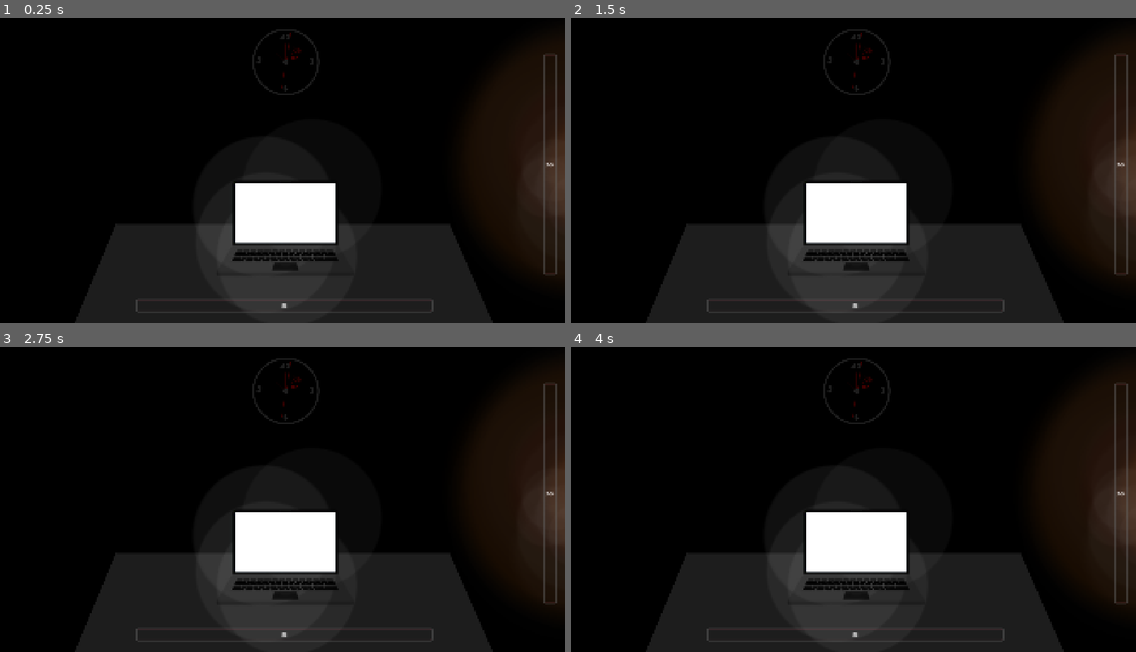
Above: before the commit, frames 1-4 (two rows, left to right).
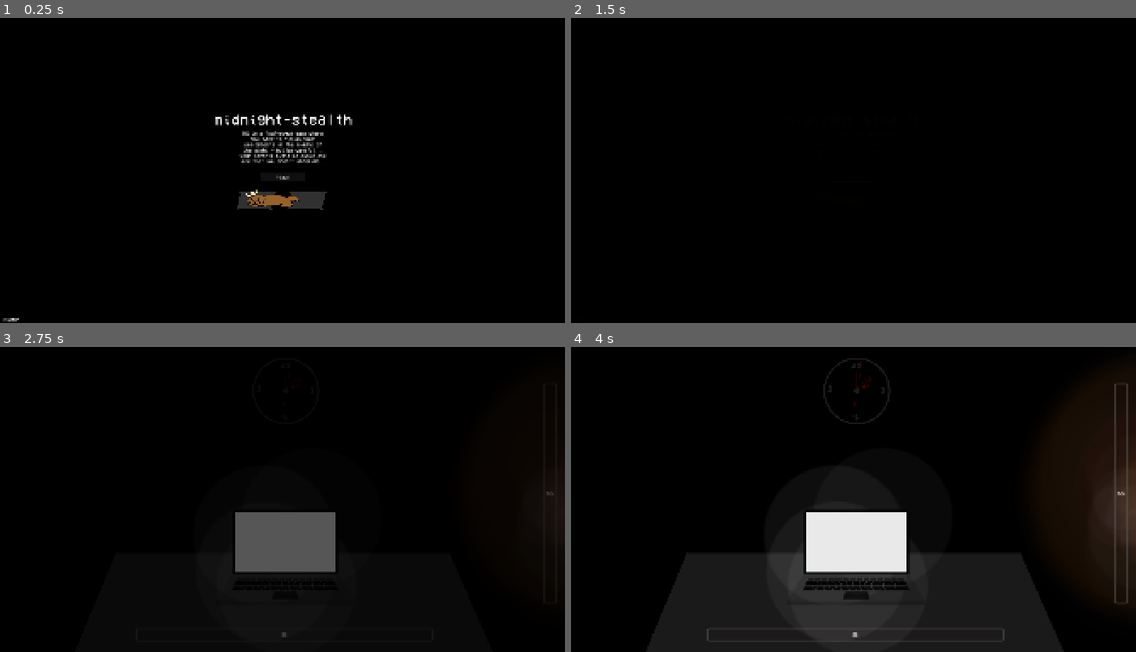
Above: after the commit, the same moments.

Repository: vempr/midnight-stealth
Game: Godot game, scene res://scenes/game.tscn
Same seed, same stepped clock (60 frames per second), same inputs: the game is played once before the commit and once after it.
Inputs (mouse positions are in pixels of both pictures, inside the frame that each line leads up to):
- Up to frame 1 (0.25 s): no input
- Up to frame 2 (1.5 s): click (853, 176) at 0.5 s, where only the run after the commit has a clickable "Play!"; click (853, 176) at 1.25 s, where only the run after the commit has a clickable "Play!"
- Up to frame 3 (2.75 s): tap Enter at 2 s; move the mouse to (548, 493) at 2.02 s; tap A (press_a) at 2.1 s
- Up to frame 4 (4 s): move the mouse to (853, 636) at 2.77 s; tap C (press_c) at 2.85 s; move the mouse to (910, 423) at 3.52 s; tap L (press_l) at 3.6 s

The runs differ from the first frame. In frame 1, 35% of the frame differs, in the area x 0-100%, y 3-100%; in frame 2, 34%; in frame 3, 13%; in frame 4, less than 0.1%.

Commit message:
ui: finished main menu and end screen, fade black transitions /w sfx fade-out when win

Diff:
--- /dev/null
+++ b/scenes/actual_game.tscn
@@ -0,0 +1,115 @@
+[gd_scene load_steps=20 format=3 uid="uid://daryp1rqgc8jo"]
+
+[ext_resource type="PackedScene" uid="uid://d2dulgpycwl2c" path="res://scenes/hud.tscn" id="1_et30f"]
+[ext_resource type="Script" uid="uid://dh2ikluhkfu4j" path="res://scripts/actual_game.gd" id="1_sin48"]
+[ext_resource type="PackedScene" uid="uid://cyfra7gbggvyf" path="res://scenes/computer.tscn" id="2_sin48"]
+[ext_resource type="Script" uid="uid://b7fh15nlnvsp7" path="res://scripts/table.gd" id="3_g6crv"]
+[ext_resource type="Texture2D" uid="uid://cnffswmoluptc" path="res://assets/frames/table/table_door_closed.PNG" id="4_swfy8"]
+[ext_resource type="Texture2D" uid="uid://dwvfl2drbfmo5" path="res://assets/frames/table/table_door_opened.PNG" id="5_bbbum"]
+[ext_resource type="PackedScene" uid="uid://c88olol1bcqww" path="res://scenes/door.tscn" id="6_hyu6x"]
+[ext_resource type="PackedScene" uid="uid://koadpcy2qhwu" path="res://scenes/bed.tscn" id="7_5442k"]
+[ext_resource type="Texture2D" uid="uid://cj3f87h3xuo6i" path="res://assets/frames/jumpscare/dad.PNG" id="8_y3qf4"]
+[ext_resource type="Texture2D" uid="uid://k85goggo50ob" path="res://assets/frames/jumpscare/mom.PNG" id="9_ug0dy"]
+[ext_resource type="AudioStream" uid="uid://beh2e3r05ri2w" path="res://assets/sfx/footsteps_mom_slow.mp3" id="10_t8htw"]
+[ext_resource type="AudioStream" uid="uid://qmwiuic8v21e" path="res://assets/sfx/footsteps_dad_fast.mp3" id="11_cvx8h"]
+[ext_resource type="AudioStream" uid="uid://qhgwmcxod4yg" path="res://assets/sfx/ambience_horror.mp3" id="12_spiit"]
+[ext_resource type="AudioStream" uid="uid://3ibfw4lqy1ch" path="res://assets/sfx/ambience_clock.mp3" id="13_o5qd2"]
+[ext_resource type="AudioStream" uid="uid://cfje741fmstt7" path="res://assets/sfx/dog_pant.mp3" id="14_erjbb"]
+[ext_resource type="AudioStream" uid="uid://dv3ex14y8f205" path="res://assets/sfx/dog_snore.mp3" id="15_6jmbe"]
+[ext_resource type="AudioStream" uid="uid://b5hxccwtprhj1" path="res://assets/sfx/jumpscare.mp3" id="16_0q07s"]
+[ext_resource type="AudioStream" uid="uid://4rjvrx4yjcd" path="res://assets/sfx/footsteps_dad_slow.mp3" id="17_5wfq3"]
+[ext_resource type="AudioStream" uid="uid://b24ghtu3xg67c" path="res://assets/sfx/footsteps_mom_fast.mp3" id="18_bsq64"]
+
+[node name="ActualGame" type="Node2D"]
+script = ExtResource("1_sin48")
+
+[node name="HUD" parent="." instance=ExtResource("1_et30f")]
+unique_name_in_owner = true
+layer = 2
+
+[node name="Computer" parent="." instance=ExtResource("2_sin48")]
+unique_name_in_owner = true
+visible = false
+
+[node name="Table" type="CanvasLayer" parent="."]
+unique_name_in_owner = true
+script = ExtResource("3_g6crv")
+
+[node name="TableDoorClosed" type="Sprite2D" parent="Table"]
+unique_name_in_owner = true
+visible = false
+position = Vector2(960, 540)
+texture = ExtResource("4_swfy8")
+
+[node name="TableDoorOpen" type="Sprite2D" parent="Table"]
+z_index = -1
+position = Vector2(960, 540)
+texture = ExtResource("5_bbbum")
+
+[node name="Door" parent="." instance=ExtResource("6_hyu6x")]
+unique_name_in_owner = true
+
+[node name="Bed" parent="." instance=ExtResource("7_5442k")]
+unique_name_in_owner = true
+visible = false
+
+[node name="Jumpscare" type="CanvasLayer" parent="."]
+unique_name_in_owner = true
+layer = 10
+visible = false
+
+[node name="DadJumpscare" type="Sprite2D" parent="Jumpscare"]
+unique_name_in_owner = true
+visible = false
+position = Vector2(960, 540)
+texture = ExtResource("8_y3qf4")
+
+[node name="MomJumpscare" type="Sprite2D" parent="Jumpscare"]
+unique_name_in_owner = true
+visible = false
+position = Vector2(960, 540)
+texture = ExtResource("9_ug0dy")
+
+[node name="Audios" type="Node" parent="."]
+unique_name_in_owner = true
+
+[node name="FootstepsMomSlow" type="AudioStreamPlayer" parent="Audios"]
+unique_name_in_owner = true
+stream = ExtResource("10_t8htw")
+
+[node name="FootstepsDadFast" type="AudioStreamPlayer" parent="Audios"]
+unique_name_in_owner = true
+stream = ExtResource("11_cvx8h")
+volume_db = -15.0
+
+[node name="AmbienceHorror" type="AudioStreamPlayer" parent="Audios"]
+unique_name_in_owner = true
+stream = ExtResource("12_spiit")
+volume_db = -5.0
+
+[node name="AmbienceClock" type="AudioStreamPlayer" parent="Audios"]
+unique_name_in_owner = true
+stream = ExtResource("13_o5qd2")
+
+[node name="DogPant" type="AudioStreamPlayer" parent="Audios"]
+unique_name_in_owner = true
+stream = ExtResource("14_erjbb")
+
+[node name="DogSnore" type="AudioStreamPlayer" parent="Audios"]
+unique_name_in_owner = true
+stream = ExtResource("15_6jmbe")
+
+[node name="Boo" type="AudioStreamPlayer" parent="Audios"]
+unique_name_in_owner = true
+process_mode = 3
+stream = ExtResource("16_0q07s")
+volume_db = -20.0
+
+[node name="FootstepsDadSlow" type="AudioStreamPlayer" parent="Audios"]
+unique_name_in_owner = true
+stream = ExtResource("17_5wfq3")
+
+[node name="FootstepsMomFast" type="AudioStreamPlayer" parent="Audios"]
+unique_name_in_owner = true
+stream = ExtResource("18_bsq64")
+volume_db = -18.0
--- a/scenes/computer.tscn
+++ b/scenes/computer.tscn
@@ -81,6 +81,7 @@
 offset_top = 37.0
 offset_right = 1324.0
 offset_bottom = 853.0
+theme_override_constants/line_spacing = 1
 theme_override_font_sizes/font_size = 25
 theme_override_styles/normal = SubResource("StyleBoxFlat_om4aa")
 placeholder_text = "TOPIC: Central limit theorem
@@ -97,6 +98,7 @@
 offset_top = 37.0
 offset_right = 1324.0
 offset_bottom = 853.0
+theme_override_constants/line_spacing = 1
 theme_override_font_sizes/font_size = 25
 theme_override_styles/normal = SubResource("StyleBoxFlat_7ikar")
 theme_override_styles/focus = SubResource("StyleBoxFlat_uiul0")
@@ -117,6 +119,7 @@
 [node name="MathGradePrefix" type="Label" parent="TabContainer/math_assignment_txt"]
 unique_name_in_owner = true
 visible = false
+layout_mode = 0
 offset_left = 1185.0
 offset_top = 804.0
 offset_right = 1292.0
@@ -126,6 +129,7 @@
 [node name="MathGrade" type="Label" parent="TabContainer/math_assignment_txt"]
 unique_name_in_owner = true
 visible = false
+layout_mode = 0
 offset_left = 1240.0
 offset_top = 804.0
 offset_right = 1281.0
@@ -180,6 +184,7 @@
 [node name="EnglishGradePrefix" type="Label" parent="TabContainer/english_assignment_txt"]
 unique_name_in_owner = true
 visible = false
+layout_mode = 0
 offset_left = 1185.0
 offset_top = 804.0
 offset_right = 1292.0
@@ -189,6 +194,7 @@
 [node name="EnglishGrade" type="Label" parent="TabContainer/english_assignment_txt"]
 unique_name_in_owner = true
 visible = false
+layout_mode = 0
 offset_left = 1240.0
 offset_top = 804.0
 offset_right = 1281.0
--- a/scenes/game.tscn
+++ b/scenes/game.tscn
@@ -1,112 +1,46 @@
-[gd_scene load_steps=20 format=3 uid="uid://b8d10lgs4m4nr"]
+[gd_scene load_steps=4 format=3 uid="uid://b8d10lgs4m4nr"]
 
 [ext_resource type="Script" uid="uid://b21inrm10ie7e" path="res://scripts/game.gd" id="1_uwrxv"]
-[ext_resource type="PackedScene" uid="uid://d2dulgpycwl2c" path="res://scenes/hud.tscn" id="2_ir15t"]
-[ext_resource type="PackedScene" uid="uid://cyfra7gbggvyf" path="res://scenes/computer.tscn" id="3_dinhu"]
-[ext_resource type="Texture2D" uid="uid://cnffswmoluptc" path="res://assets/frames/table/table_door_closed.PNG" id="5_p57ef"]
-[ext_resource type="Script" uid="uid://b7fh15nlnvsp7" path="res://scripts/table.gd" id="5_u5sy4"]
-[ext_resource type="Texture2D" uid="uid://dwvfl2drbfmo5" path="res://assets/frames/table/table_door_opened.PNG" id="6_u5sy4"]
-[ext_resource type="PackedScene" uid="uid://c88olol1bcqww" path="res://scenes/door.tscn" id="7_trtic"]
-[ext_resource type="PackedScene" uid="uid://koadpcy2qhwu" path="res://scenes/bed.tscn" id="9_kvpfn"]
-[ext_resource type="AudioStream" uid="uid://qmwiuic8v21e" path="res://assets/sfx/footsteps_dad_fast.mp3" id="11_ca42v"]
-[ext_resource type="AudioStream" uid="uid://qhgwmcxod4yg" path="res://assets/sfx/ambience_horror.mp3" id="13_trtic"]
-[ext_resource type="AudioStream" uid="uid://3ibfw4lqy1ch" path="res://assets/sfx/ambience_clock.mp3" id="14_ir15t"]
-[ext_resource type="AudioStream" uid="uid://cfje741fmstt7" path="res://assets/sfx/dog_pant.mp3" id="15_ca42v"]
-[ext_resource type="AudioStream" uid="uid://dv3ex14y8f205" path="res://assets/sfx/dog_snore.mp3" id="15_ir15t"]
-[ext_resource type="AudioStream" uid="uid://b5hxccwtprhj1" path="res://assets/sfx/jumpscare.mp3" id="15_rysoc"]
-[ext_resource type="Texture2D" uid="uid://cj3f87h3xuo6i" path="res://assets/frames/jumpscare/dad.PNG" id="16_ca42v"]
-[ext_resource type="Texture2D" uid="uid://k85goggo50ob" path="res://assets/frames/jumpscare/mom.PNG" id="17_rysoc"]
-[ext_resource type="AudioStream" uid="uid://4rjvrx4yjcd" path="res://assets/sfx/footsteps_dad_slow.mp3" id="17_ssvqc"]
-[ext_resource type="AudioStream" uid="uid://beh2e3r05ri2w" path="res://assets/sfx/footsteps_mom_slow.mp3" id="18_ssvqc"]
-[ext_resource type="AudioStream" uid="uid://b24ghtu3xg67c" path="res://assets/sfx/footsteps_mom_fast.mp3" id="19_264po"]
+[ext_resource type="FontFile" uid="uid://dqs0oaj4yyi5i" path="res://assets/fonts/VCR_OSD_MONO_1.001.ttf" id="2_1kice"]
+[ext_resource type="PackedScene" uid="uid://d8ttqv236fbw" path="res://scenes/main_menu.tscn" id="2_5newe"]
 
 [node name="Game" type="Node2D"]
 script = ExtResource("1_uwrxv")
 
-[node name="HUD" parent="." instance=ExtResource("2_ir15t")]
-layer = 2
+[node name="MainMenu" parent="." instance=ExtResource("2_5newe")]
+unique_name_in_owner = true
+layer = 3
 
-[node name="Computer" parent="." instance=ExtResource("3_dinhu")]
+[node name="BlackBackgroundCL" type="CanvasLayer" parent="."]
 unique_name_in_owner = true
+layer = 3
+visible = false
 
-[node name="Table" type="CanvasLayer" parent="."]
+[node name="BlackBackground" type="ColorRect" parent="BlackBackgroundCL"]
 unique_name_in_owner = true
-script = ExtResource("5_u5sy4")
+z_index = 1
+offset_right = 1920.0
+offset_bottom = 1080.0
+color = Color(0, 0, 0, 1)
 
-[node name="TableDoorClosed" type="Sprite2D" parent="Table"]
+[node name="WinLabel" type="Label" parent="BlackBackgroundCL/BlackBackground"]
 unique_name_in_owner = true
 visible = false
-position = Vector2(960, 540)
-texture = ExtResource("5_p57ef")
-
-[node name="TableDoorOpen" type="Sprite2D" parent="Table"]
-z_index = -1
-position = Vector2(960, 540)
-texture = ExtResource("6_u5sy4")
-
-[node name="Door" parent="." instance=ExtResource("7_trtic")]
-unique_name_in_owner = true
-
-[node name="Bed" parent="." instance=ExtResource("9_kvpfn")]
-unique_name_in_owner = true
-visible = false
-
-[node name="Jumpscare" type="CanvasLayer" parent="."]
-unique_name_in_owner = true
-layer = 10
-visible = false
-
-[node name="DadJumpscare" type="Sprite2D" parent="Jumpscare"]
-unique_name_in_owner = true
-visible = false
-position = Vector2(960, 540)
-texture = ExtResource("16_ca42v")
-
-[node name="MomJumpscare" type="Sprite2D" parent="Jumpscare"]
-unique_name_in_owner = true
-visible = false
-position = Vector2(960, 540)
-texture = ExtResource("17_rysoc")
-
-[node name="Audios" type="Node" parent="."]
-
-[node name="FootstepsMomSlow" type="AudioStreamPlayer" parent="Audios"]
-unique_name_in_owner = true
-stream = ExtResource("18_ssvqc")
-
-[node name="FootstepsDadFast" type="AudioStreamPlayer" parent="Audios"]
-unique_name_in_owner = true
-stream = ExtResource("11_ca42v")
-volume_db = -15.0
-
-[node name="AmbienceHorror" type="AudioStreamPlayer" parent="Audios"]
-unique_name_in_owner = true
-stream = ExtResource("13_trtic")
-volume_db = -5.0
-
-[node name="AmbienceClock" type="AudioStreamPlayer" parent="Audios"]
-unique_name_in_owner = true
-stream = ExtResource("14_ir15t")
-
-[node name="DogPant" type="AudioStreamPlayer" parent="Audios"]
-unique_name_in_owner = true
-stream = ExtResource("15_ca42v")
-
-[node name="DogSnore" type="AudioStreamPlayer" parent="Audios"]
-unique_name_in_owner = true
-stream = ExtResource("15_ir15t")
-
-[node name="Boo" type="AudioStreamPlayer" parent="Audios"]
-unique_name_in_owner = true
-process_mode = 3
-stream = ExtResource("15_rysoc")
-volume_db = -20.0
-
-[node name="FootstepsDadSlow" type="AudioStreamPlayer" parent="Audios"]
-unique_name_in_owner = true
-stream = ExtResource("17_ssvqc")
-
-[node name="FootstepsMomFast" type="AudioStreamPlayer" parent="Audios"]
-unique_name_in_owner = true
-stream = ExtResource("19_264po")
-volume_db = -18.0
+z_index = 10
+layout_mode = 1
+anchors_preset = 8
+anchor_left = 0.5
+anchor_top = 0.5
+anchor_right = 0.5
+anchor_bottom = 0.5
+offset_left = -157.5
+offset_top = -37.5
+offset_right = 157.5
+offset_bottom = 37.5
+grow_horizontal = 2
+grow_vertical = 2
+theme_override_fonts/font = ExtResource("2_1kice")
+text = "zzz... you survived the night!!
+thanks for playing ❤️
+❤️ built for siege (hack club) hackathon ❤️"
+horizontal_alignment = 1
--- /dev/null
+++ b/scenes/main_menu.tscn
@@ -0,0 +1,71 @@
+[gd_scene load_steps=4 format=3 uid="uid://d8ttqv236fbw"]
+
+[ext_resource type="Script" uid="uid://bblnhed3rd2vx" path="res://scripts/main_menu.gd" id="1_bqqt6"]
+[ext_resource type="Texture2D" uid="uid://f81ro4jxa7yl" path="res://assets/readme/doggie.jpg" id="1_ekxnf"]
+[ext_resource type="FontFile" uid="uid://dqs0oaj4yyi5i" path="res://assets/fonts/VCR_OSD_MONO_1.001.ttf" id="1_l6cm7"]
+
+[node name="MainMenu" type="CanvasLayer"]
+script = ExtResource("1_bqqt6")
+
+[node name="ColorRect" type="ColorRect" parent="."]
+offset_right = 1920.0
+offset_bottom = 1080.0
+color = Color(0, 0, 0, 1)
+
+[node name="Doggie" type="Sprite2D" parent="ColorRect"]
+position = Vector2(995, 504)
+scale = Vector2(0.430208, 0.363889)
+texture = ExtResource("1_ekxnf")
+
+[node name="Title" type="Label" parent="ColorRect"]
+layout_mode = 1
+anchors_preset = 8
+anchor_left = 0.5
+anchor_top = 0.5
+anchor_right = 0.5
+anchor_bottom = 0.5
+offset_left = -234.5
+offset_top = -177.0
+offset_right = 234.5
+offset_bottom = -133.0
+grow_horizontal = 2
+grow_vertical = 2
+theme_override_fonts/font = ExtResource("1_l6cm7")
+theme_override_font_sizes/font_size = 50
+text = "midnight-stealth"
+
+[node name="Description" type="Label" parent="."]
+offset_left = 807.0
+offset_top = 425.0
+offset_right = 1113.0
+offset_bottom = 605.0
+theme_override_fonts/font = ExtResource("1_l6cm7")
+text = "MS is a fnaf-esque game where you have to finish your assignments in the middle of the night - but be careful... your parents might be awake and see that you aren't sleeping.."
+horizontal_alignment = 1
+autowrap_mode = 2
+
+[node name="Me" type="Label" parent="."]
+offset_left = 9.0
+offset_top = 1059.0
+offset_right = 315.0
+offset_bottom = 1239.0
+theme_override_fonts/font = ExtResource("1_l6cm7")
+text = "@vempr"
+autowrap_mode = 2
+
+[node name="PlayButton" type="Button" parent="."]
+anchors_preset = 8
+anchor_left = 0.5
+anchor_top = 0.5
+anchor_right = 0.5
+anchor_bottom = 0.5
+offset_left = -76.0
+offset_top = 28.0
+offset_right = 76.0
+offset_bottom = 59.0
+grow_horizontal = 2
+grow_vertical = 2
+theme_override_fonts/font = ExtResource("1_l6cm7")
+text = "Play!"
+
+[connection signal="pressed" from="PlayButton" to="." method="_on_play_button_pressed"]
--- /dev/null
+++ b/scripts/actual_game.gd
@@ -0,0 +1,108 @@
+extends Node2D
+
+var triggered_loss: bool = false
+var game_win: bool = false
+
+
+func _ready() -> void:
+	%HUD.process_mode = Node.PROCESS_MODE_INHERIT
+	set_process(true)
+	%Bed.game_win.connect(_on_game_win)
+
+	%AmbienceHorror.play()
+	%DogSnore.volume_db = -30.0
+	%DogPant.volume_db = -15.0
+	%Boo.volume_db = -15.0
+	%DogSnore.play()
+
+
+func _process(_delta: float) -> void:
+	if Globals.dog_distressed == true:
+		%DogSnore.stop()
+		if %DogPant.playing == false:
+			%DogPant.play()
+	else:
+		if %DogSnore.playing == false:
+			%DogSnore.play()
+		%DogPant.stop()
+
+	if Globals.lost_to != Globals.Enemy.NOTHING && triggered_loss == false:
+		triggered_loss = true
+		var lost_to_dad: bool = Globals.lost_to == Globals.Enemy.DAD
+
+		if lost_to_dad:
+			%FootstepsDadFast.play()
+		else:
+			%FootstepsMomFast.play()
+		await get_tree().create_timer(2.0).timeout
+
+		%Jumpscare.visible = true
+		if lost_to_dad:
+			%DadJumpscare.visible = true
+		else:
+			%MomJumpscare.visible = true
+
+		get_tree().paused = true
+		%Boo.play(0.5)
+
+	match Globals.place:
+		Globals.Place.TABLE:
+			%Table.visible = true
+			%Door.visible = false
+			%Bed.visible = false
+			%Computer.visible = false
+
+			%DogSnore.volume_db = -30
+			%DogPant.volume_db = -15
+
+		Globals.Place.DOOR:
+			%Table.visible = false
+			%Door.visible = true
+			%Bed.visible = false
+			%Computer.visible = false
+
+			%DogSnore.volume_db = -25
+			%DogPant.volume_db = -15
+
+		Globals.Place.BED:
+			%Table.visible = false
+			%Door.visible = false
+			%Bed.visible = true
+			%Computer.visible = false
+
+			%DogSnore.volume_db = -20
+			%DogPant.volume_db = -10
+
+		Globals.Place.COMPUTER:
+			%Table.visible = false
+			%Door.visible = false
+			%Bed.visible = false
+			%Computer.visible = true
+
+			%DogSnore.volume_db = -35
+			%DogPant.volume_db = -15
+
+
+func _on_game_win() -> void:
+	set_process(false)
+	%HUD.process_mode = Node.PROCESS_MODE_DISABLED
+
+	var black_background_canvas_layer = $"../BlackBackgroundCL"
+	var black_background = $"../BlackBackgroundCL/BlackBackground"
+	var win_label = $"../BlackBackgroundCL/BlackBackground/WinLabel"
+
+	black_background_canvas_layer.visible = true
+	win_label.visible = true
+
+	var tween: Tween = create_tween()
+	tween.tween_property(black_background, "modulate:a", 1.0, 3.0).set_trans(Tween.TRANS_SINE).set_ease(Tween.EASE_IN_OUT)
+
+	for child in %Audios.get_children():
+		if child is AudioStreamPlayer:
+			tween.parallel().tween_property(child, "volume_db", -80.0, 3.0).set_trans(Tween.TRANS_SINE).set_ease(Tween.EASE_IN_OUT)
+
+	await tween.finished
+
+	for child in %Audios.get_children():
+		if child is AudioStreamPlayer:
+			child.queue_free()
--- a/scripts/bed.gd
+++ b/scripts/bed.gd
@@ -1,4 +1,6 @@
 extends CanvasLayer
+
+signal game_win
 
 enum Letter { C, A, L, M }
 
@@ -89,3 +91,4 @@
 
 func _on_sleep_button_pressed() -> void:
 	print("game win!")
+	game_win.emit()
--- a/scripts/game.gd
+++ b/scripts/game.gd
@@ -1,78 +1,24 @@
 extends Node2D
 
-var triggered_loss: bool = false
+func _ready() -> void:
+	%MainMenu.start_game.connect(_on_start_game)
+	%BlackBackground.modulate.a = 0.0
 
 
-func _ready() -> void:
-	%AmbienceHorror.play()
-	%DogSnore.volume_db = -30.0
-	%DogPant.volume_db = -15.0
-	%Boo.volume_db = -15.0
-	%DogSnore.play()
+func _on_start_game() -> void:
+	%BlackBackgroundCL.visible = true
+	var tween_in: Tween = create_tween()
+	tween_in.tween_property(%BlackBackground, "modulate:a", 1.0, 1.0).set_trans(Tween.TRANS_SINE).set_ease(Tween.EASE_IN_OUT)
 
+	await tween_in.finished
 
-func _process(_delta: float) -> void:
-	if Globals.dog_distressed == true:
-		%DogSnore.stop()
-		if %DogPant.playing == false:
-			%DogPant.play()
-	else:
-		if %DogSnore.playing == false:
-			%DogSnore.play()
-		%DogPant.stop()
+	var actual_game_instance = preload("res://scenes/actual_game.tscn").instantiate()
+	add_child(actual_game_instance)
 
-	if Globals.lost_to != Globals.Enemy.NOTHING && triggered_loss == false:
-		triggered_loss = true
-		var lost_to_dad: bool = Globals.lost_to == Globals.Enemy.DAD
+	%MainMenu.visible = false
+	var tween_out: Tween = create_tween()
+	tween_out.tween_property(%BlackBackground, "modulate:a", 0.0, 3.0).set_trans(Tween.TRANS_SINE).set_ease(Tween.EASE_IN_OUT)
 
-		if lost_to_dad:
-			%FootstepsDadFast.play()
-		else:
-			%FootstepsMomFast.play()
-		await get_tree().create_timer(2.0).timeout
+	await tween_out.finished
 
-		%Jumpscare.visible = true
-		if lost_to_dad:
-			%DadJumpscare.visible = true
-		else:
-			%MomJumpscare.visible = true
-
-		get_tree().paused = true
-		%Boo.play(0.5)
-
-	match Globals.place:
-		Globals.Place.TABLE:
-			%Table.visible = true
-			%Door.visible = false
-			%Bed.visible = false
-			%Computer.visible = false
-
-			%DogSnore.volume_db = -30
-			%DogPant.volume_db = -15
-
-		Globals.Place.DOOR:
-			%Table.visible = false
-			%Door.visible = true
-			%Bed.visible = false
-			%Computer.visible = false
-
-			%DogSnore.volume_db = -25
-			%DogPant.volume_db = -15
-
-		Globals.Place.BED:
-			%Table.visible = false
-			%Door.visible = false
-			%Bed.visible = true
-			%Computer.visible = false
-
-			%DogSnore.volume_db = -20
-			%DogPant.volume_db = -10
-
-		Globals.Place.COMPUTER:
-			%Table.visible = false
-			%Door.visible = false
-			%Bed.visible = false
-			%Computer.visible = true
-
-			%DogSnore.volume_db = -35
-			%DogPant.volume_db = -15
+	%BlackBackgroundCL.visible = false
--- /dev/null
+++ b/scripts/main_menu.gd
@@ -0,0 +1,7 @@
+extends CanvasLayer
+
+signal start_game
+
+
+func _on_play_button_pressed() -> void:
+	start_game.emit()
Binary file added: assets/readme/doggie.jpg
Not shown, added: assets/readme/doggie.jpg.import
Not shown, added: scripts/actual_game.gd.uid
Not shown, added: scripts/main_menu.gd.uid
